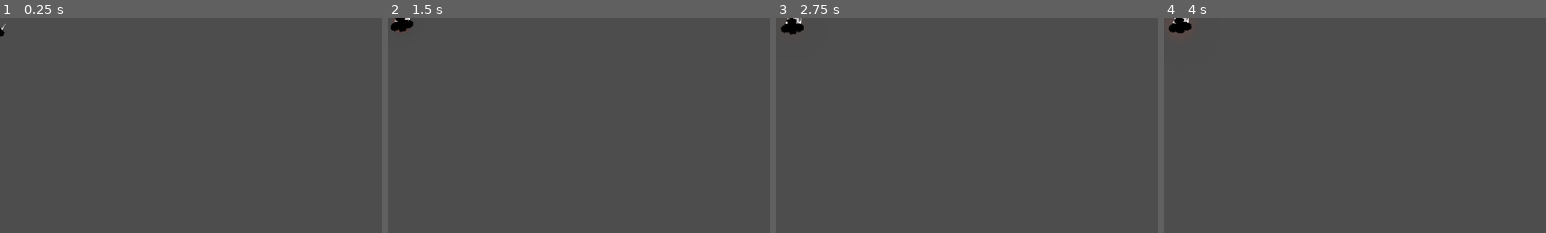
Above: before the commit, frames 1-4 (left to right).
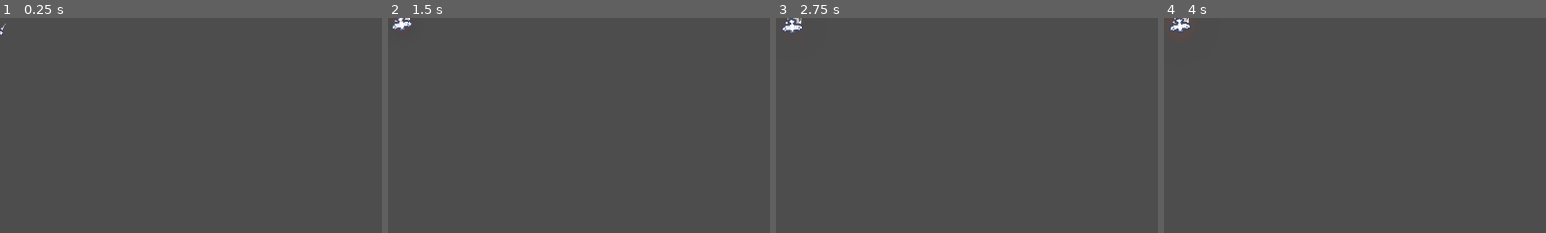
Above: after the commit, the same moments.

Repository: kickflip-games/kiwijam25
Game: Godot game, scene res://scenes/player/Player.tscn
Same seed, same stepped clock (60 frames per second), same inputs: the game is played once before the commit and once after it. This scene is started directly instead of the project's main scene.
Inputs (mouse positions are % of the whole screen's width and height, from its top left):
- Up to frame 1 (0.25 s): no input
- Up to frame 2 (1.5 s): tap Enter at 0.5 s; move the mouse to (72, 45) at 0.52 s; hold Space (dash) 0.53-1.28 s; move the mouse to (30, 55) at 1.27 s; click (30, 55) at 1.35 s
- Up to frame 3 (2.75 s): move the mouse to (60, 28) at 2.02 s; hold Space (dash) from 2.03 s (still down)
- Up to frame 4 (4 s): move the mouse to (45, 70) at 2.77 s; release Space (dash) at 2.78 s; click (45, 70) at 2.85 s; tap Enter at 3.5 s; move the mouse to (80, 65) at 3.52 s; hold Space (dash) from 3.53 s (still down)
The pictures show only the part of the screen within x 0-50%, y 0-50%; the shares and areas given below are measured in that part.

The runs differ from the first frame. In frame 1, less than 0.1% of the frame differs, in the area x 0-2%, y 4-9%; in frame 2, 0.3%; in frame 3, 0.3%, in the area x 1-8%, y 0-8%; in frame 4, 0.3%.

Commit message:
spawner_hacking

Diff:
--- a/scenes/Main.tscn
+++ b/scenes/Main.tscn
@@ -26,7 +26,6 @@
 spawn_path = NodePath("..")
 script = ExtResource("4_jlsqs")
 network_player = ExtResource("3_c01mt")
-spawn_colors = [Color(0.5882353, 0.1254902, 0.050980393, 1), Color(0.11863709, 0.17566203, 0.6074219, 1), Color(0.8105469, 0.7025869, 0.16780853, 1), Color(0.21633911, 0.54296875, 0.32606626, 1)]
 
 [node name="WorldEnvironment" type="WorldEnvironment" parent="."]
 environment = SubResource("Environment_nxtc6")
--- a/scenes/networking/multiplayer_spawner.gd
+++ b/scenes/networking/multiplayer_spawner.gd
@@ -1,7 +1,7 @@
 extends MultiplayerSpawner
 @export var network_player: PackedScene
 var spawned_players: Dictionary = {}
-
+var spawned_data: Dictionary = {}
 
 func _ready() -> void:
 	# Connect signals first
@@ -21,27 +21,35 @@
 		return
 
 	var player: Node = network_player.instantiate()
+	var spawn_index = spawned_players.size() % 4
+	var pdata = PlayerData.new(spawn_index)
 	player.name = str(id)
-	var spawn_index = spawned_players.size() % 4
 
-	# Create PlayerData
-	var pdata = PlayerData.new(id)
+	print("🎮 Creating player %d with position: %s, color: %s" % [spawn_index, pdata.spawn_position, pdata.color])
+	# Add to scene
+	var parent: Node = get_node(spawn_path)
+	parent.add_child(player, true)
 
-	print("🎮 Creating player %d with position: %s, color: %s" % [id, pdata.spawn_position, pdata.color])
+	spawned_players[id] = player
+	spawned_data[id] = pdata
+
+	# INIT this player's data on their own client
+	player.rpc_id(id, "init_player", pdata.to_dict())
+
+	# Tell all *other* clients about this new player
+	for peer_id in spawned_players:
+		if peer_id != id:
+			player.rpc_id(peer_id, "init_player", pdata.to_dict())
+
+	print("✅ Spawned player %d at %s" % [id, player.global_position])
+	print("COLLECTED DATA: ", spawned_data)
+
+	set_player_authority(player, id)
+	player.rpc_id(id, "init_authority_vars")
 
 
-	# Add to scene
-	var parent: Node = get_node(spawn_path)
-	parent.add_child(player, true)  # Force readable name
 
-	# Set authority after the node is in the scene tree
-	call_deferred("set_player_authority", player, id)
 
-	# Track spawned players
-	spawned_players[id] = player
-	player.position = pdata.spawn_position
-
-	print("✅ Spawned player %d at %s" % [id, player.global_position])
 
 func set_player_authority(player: Node, id: int) -> void:
 	player.set_multiplayer_authority(id)
--- a/scenes/player/Player.gd
+++ b/scenes/player/Player.gd
@@ -34,7 +34,7 @@
 @export var dash_dial_radius := 40.0
 
 
-@export var player_data:Dictionary
+var player_data:PlayerData
 
 # --- Bullet --
 const Bullet = preload("res://scenes/projectiles/homing_missile.tscn")
@@ -96,45 +96,37 @@
 	set_multiplayer_authority(name.to_int())
 
 func _ready():
-
 	var AUTHORITY = get_multiplayer_authority()
 	print("🔍 Player _ready() called - Node path: %s, Authority: %d" % [get_path(), AUTHORITY])
-
-	print("In player ready")
-
-	if is_multiplayer_authority():
-		print("ASSINGING DATA (auth=%d)"% AUTHORITY )
-		var pdata = PlayerData.new(AUTHORITY)
-		player_data = pdata.to_dict()
-
-
 	collision_area.connect("body_entered", _on_body_entered)
-
 	last_rotation = rotation
 
-
-
-	if is_multiplayer_authority():
-		reticle.visible = true
-		reticle.modulate.a = 0.5
-		emit_signal("hp_changed", current_hp)
-	else:
-		reticle.visible = false
-
-	_init_colors.call_deferred()
+	reticle.visible = false
+
+
+	_setup_trails()
+
 
 func _init_colors():
-	print(player_data)
-	global_position = player_data.get("spawn_position", Vector2.ZERO)
-	target_position = player_data.get("spawn_position", Vector2.ZERO)
-	color = player_data.get("color", Color.BLACK)
-	is_initialized = true
-	print("Player data found - position: %s, color: %s" % [global_position, color])
-
+	$Sprite2D.modulate = player_data.color
+	$Reticle.modulate = player_data.color
+
+
+@rpc("any_peer")
+func init_player(data: Dictionary):
+	print("init author: ", get_multiplayer_authority())
+	player_data = PlayerData.from_dict(data)
+	_init_colors()
+	global_position = player_data.spawn_position
+	target_position = player_data.spawn_position
+
+@rpc("any_peer")
+func init_authority_vars():
+	reticle.visible = true
+	reticle.modulate.a = 0.5
+	emit_signal("hp_changed", current_hp)
 	_setup_dash_dial()
-	_setup_trails()
-	$Sprite2D.modulate = color
-	$Reticle.modulate = color
+	print("SETUP AUTHORITY-VARS IN PLAYER ")
 
 
 func _setup_trails():
--- a/scenes/player/Player.tscn
+++ b/scenes/player/Player.tscn
@@ -71,12 +71,9 @@
 colors = PackedColorArray(1, 1, 1, 0, 1, 0.9063318, 0.13335153, 1)
 
 [sub_resource type="SceneReplicationConfig" id="SceneReplicationConfig_tpg5x"]
-properties/0/path = NodePath(".:player_data")
+properties/0/path = NodePath(".:target_position")
 properties/0/spawn = true
 properties/0/replication_mode = 1
-properties/1/path = NodePath(".:target_position")
-properties/1/spawn = true
-properties/1/replication_mode = 1
 
 [sub_resource type="Theme" id="Theme_npwbq"]
 
--- a/scenes/player/PlayerData.gd
+++ b/scenes/player/PlayerData.gd
@@ -11,15 +11,15 @@
 
 @export var spawn_positions = [
 	Vector2(100, 500),
-	Vector2(-100, 500),
-	Vector2(100, 500),
-	Vector2(-100, 100)
+	Vector2(200, 500),
+	Vector2(100, 100),
+	Vector2(200, 100)
 ]
 @export var spawn_colors = [
 	Color(0.13, 0.941, 0.99, 1.0),
 	Color(0.367, 0.685, 0.128, 1.0),
-	Color(0.435, 0.845, 0.949, 1.0),  # Fixed: was > 1.0 values
-	Color(0.354, 0.906, 0.467, 1.0),  # Fixed: was > 1.0 values
+	Color(0.758, 0.081, 0.28, 1.0),
+	Color(0.822, 0.633, 0.233, 1.0),
 ]
 
 
